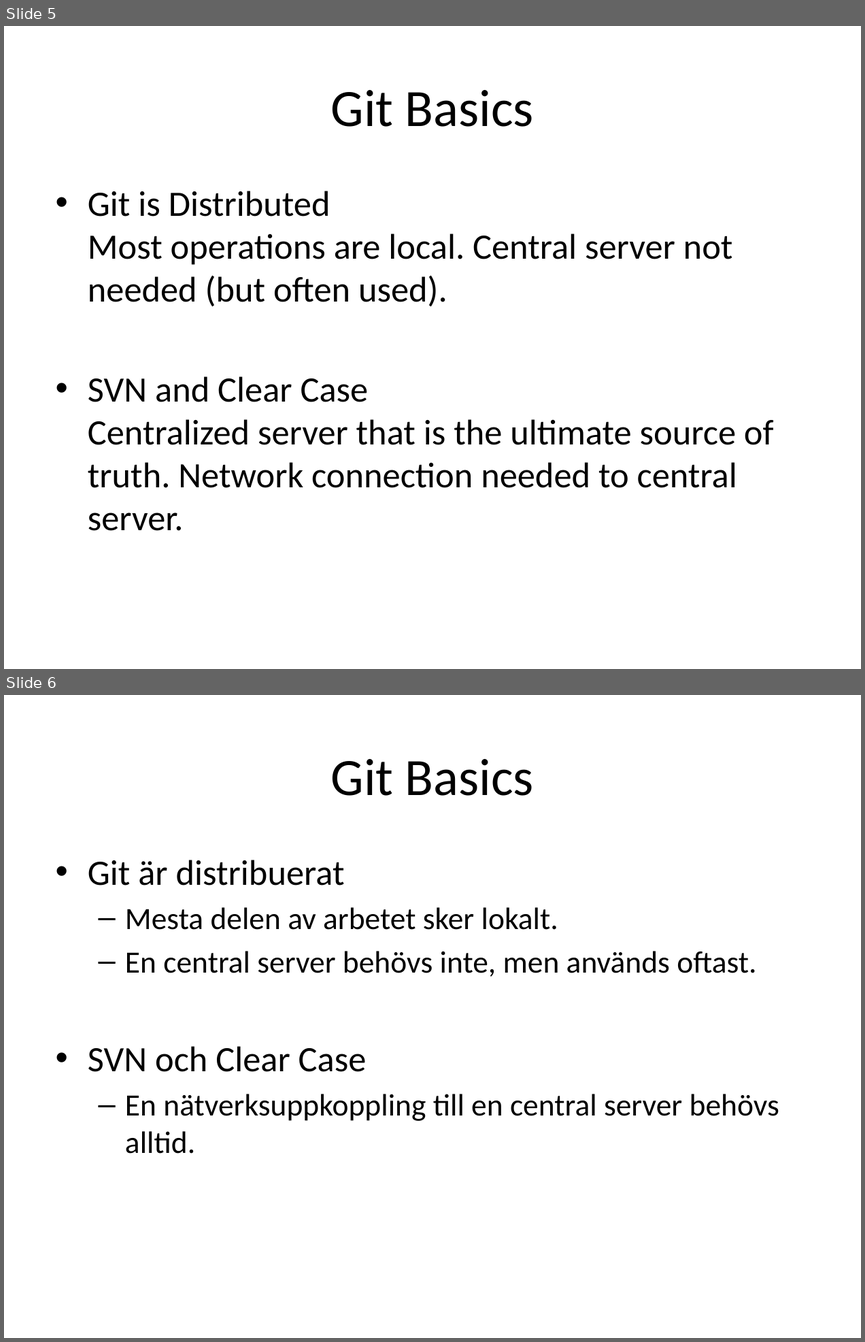
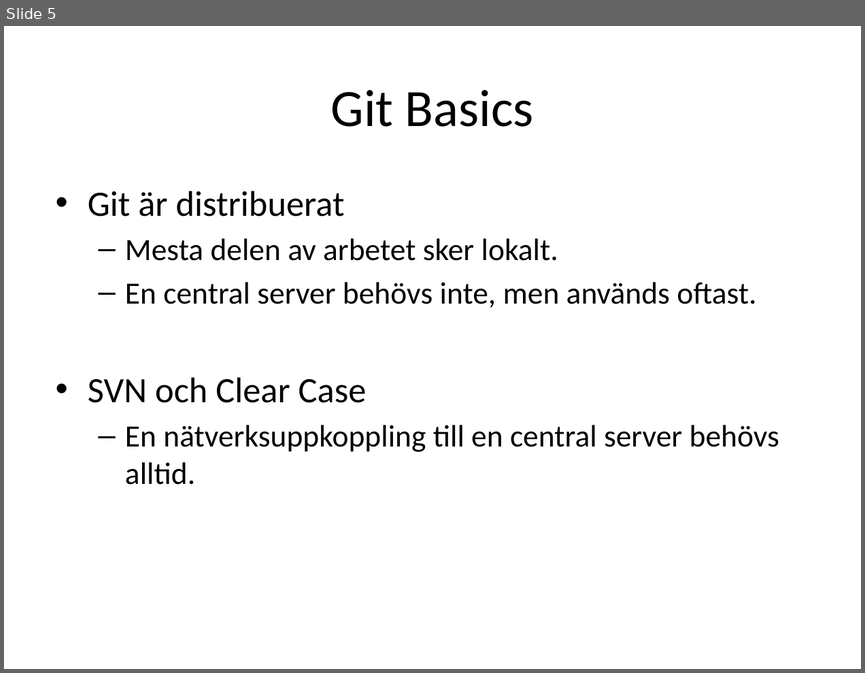
Before and after one commit to perbergq/git-presentation, a slide deck: Git.pptx. Shown one above the other, each under a label of ours: slides 5 and 6 before the commit, slide 5 after it. The pictures are 865x1342 and 865x673 pixels, drawn with LibreOffice and Linux fonts; fonts in the diff are those of the drawing. Boxes give left, top, right and bottom in pixels: in the first picture for what was removed or moved away, otherwise in the second. Text is boxed around its words. In the diff, an @@ line names an element or a change of style, - is before the commit and + after.

```diff
--- a/Git.pptx
+++ b/Git.pptx
@@ slide 5 removed at (4,26,861,669), background #FFFFFF @@
@@ title removed at (331,90,534,127) @@
-Git Basics
@@ text removed at (88,191,774,531) @@
-• Git is Distributed
-  Most operations are local. Central server not needed (but often used).
-• SVN and Clear Case
-  Centralized server that is the ultimate source of truth. Network connection needed to central server.
@@ what was slide 6 is now slide 5 @@
```
Also in this commit, not shown: 7 slides changed.
